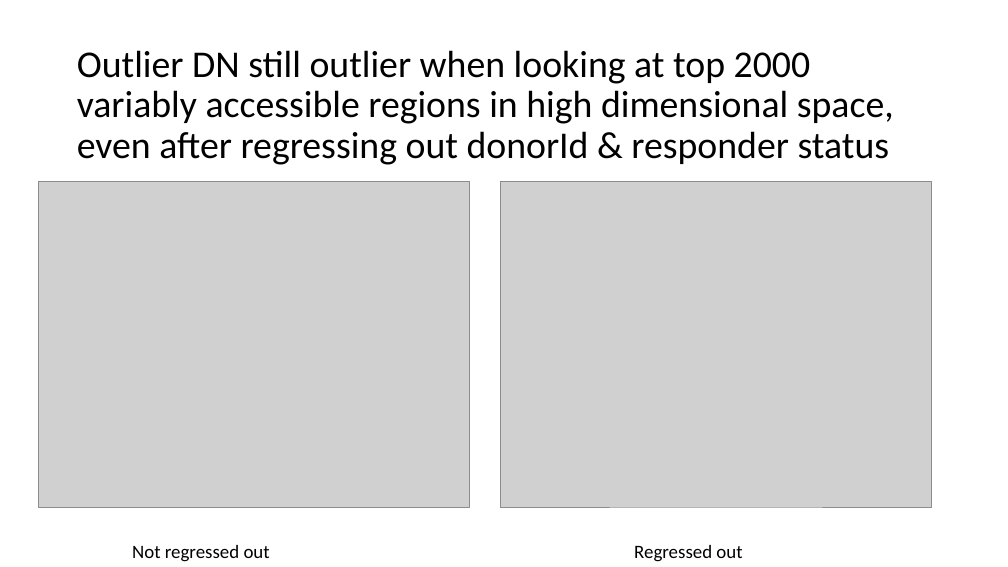
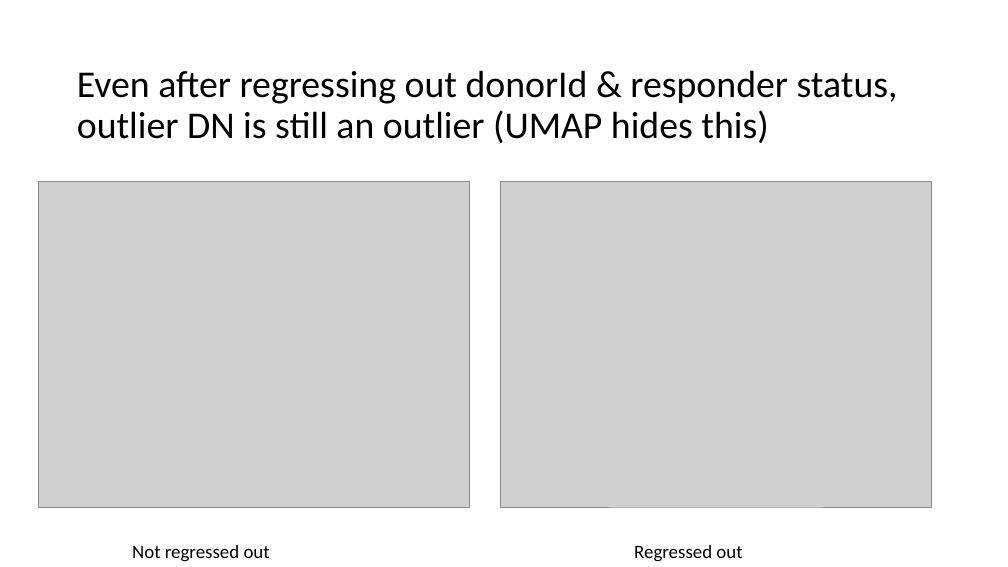
Before and after one commit to tybottorff/bottorffdocs, a slide deck: slide 6 of presentations/weekly_meetings/8_8_24.pptx (slide 5 before the commit). Drawn at 1008x567 pixels with LibreOffice and Linux fonts; fonts in the diff are those of the drawing; grey boxes stand for pictures. Boxes give left, top, right and bottom in pixels: in the first picture for what was removed or moved away, otherwise in the second. Text is boxed around its words. In the diff, an @@ line names an element or a change of style, - is before the commit and + after.

```diff
--- a/presentations/weekly_meetings/8_8_24.pptx
+++ b/presentations/weekly_meetings/8_8_24.pptx
@@ title at <box>77,70,898,143</box>: text changed @@
-Outlier DN still outlier when looking at top 2000 variably accessible regions in high dimensional space, even after regressing out donorId & responder status
+Even after regressing out donorId & responder status, outlier DN is still an outlier (UMAP hides this)
```
Also in this commit, not shown: 5 other slides changed, 2 slides added, 1 slide removed.
